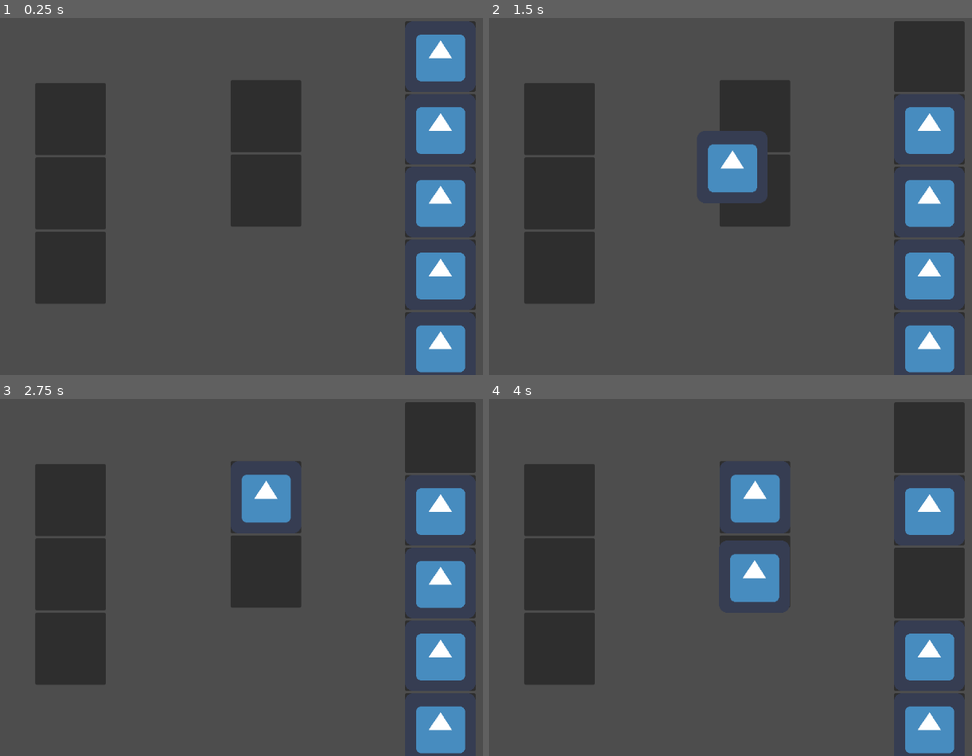
Above: before the commit, frames 1-4 (two rows, left to right).
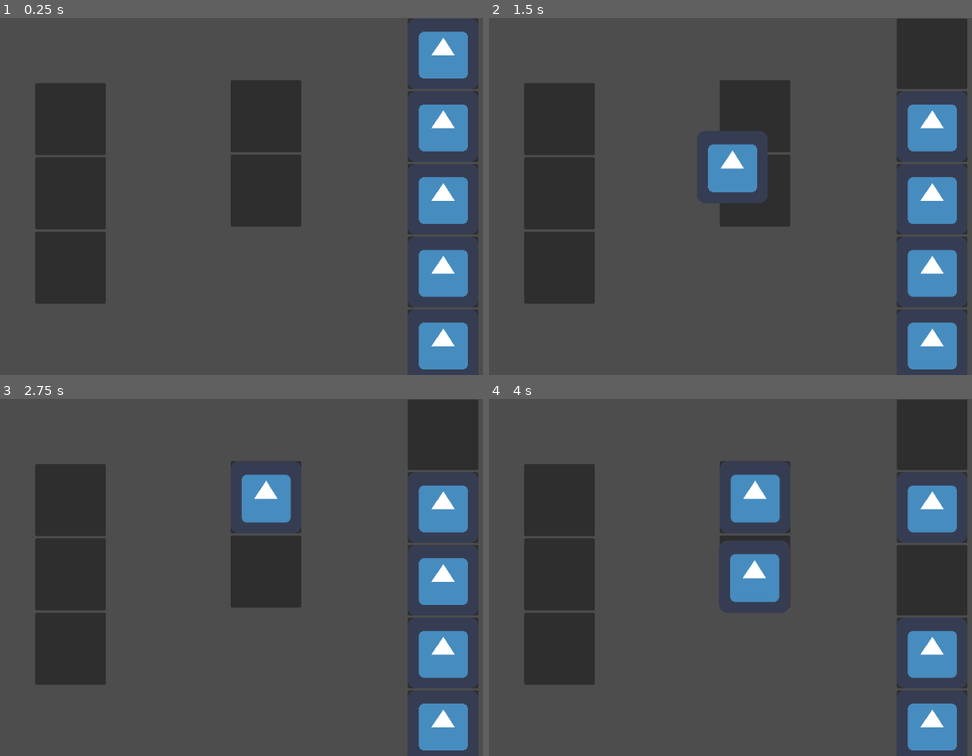
Above: after the commit, the same moments.

Repository: gunarp/gdjs-game-jam
Game: Godot game, scene res://scenes/game/main.tscn
Two runs of this game, one before a commit and one after it. Both use one fixed random seed, a clock stepped at 60 frames per second and the inputs below. The engine's default icon, where the game draws it, is replaced by a stand-in: a white triangle on a blue panel in a dark square.
Inputs (mouse positions are in pixels of both pictures, inside the frame that each line leads up to):
- Up to frame 1 (0.25 s): no input
- Up to frame 2 (1.5 s): tap Enter at 0.5 s; drag from (928, 57) to (783, 117) at 0.52 s; drag from (754, 117) to (687, 267) at 1.27 s
- Up to frame 3 (2.75 s): move the mouse to (439, 509) at 2.02 s; click (439, 509) at 2.17 s
- Up to frame 4 (4 s): tap Space at 2.75 s; drag from (928, 584) to (527, 523) at 2.77 s; drag from (556, 502) to (749, 577) at 3.52 s

The runs differ from the first frame. In frame 1, 2.3% of the frame differs, in the area x 83-100%, y 0-100%; in frame 2, 2.2%; in frame 3, 2.2%; in frame 4, 2.1%.

Commit message:
tweak dragging a little more, draft calculator function which will call into other core system databases

Diff:
--- a/scenes/game/main.tscn
+++ b/scenes/game/main.tscn
@@ -1,15 +1,18 @@
-[gd_scene load_steps=4 format=3 uid="uid://wsgirf3lk5aj"]
+[gd_scene load_steps=7 format=3 uid="uid://wsgirf3lk5aj"]
 
-[ext_resource type="Script" uid="uid://0althntw4b2j" path="res://scripts/game/mouse_events/mouse_driver.gd" id="1_h6xgj"]
 [ext_resource type="Script" uid="uid://0wrp0pkj5xwk" path="res://scripts/game/mouse_events/seat.gd" id="1_x7h1y"]
+[ext_resource type="Script" uid="uid://di0to8dxdu3oc" path="res://scripts/game/state/game_state.gd" id="1_yd8kv"]
 [ext_resource type="Script" uid="uid://xrw3apvq8tow" path="res://scripts/game/mouse_events/source_slot.gd" id="2_k4wr8"]
+[ext_resource type="Script" uid="uid://bnocf0gvg5khx" path="res://scripts/core_systems/map/map.gd" id="4_j7lav"]
+[ext_resource type="Script" uid="uid://cjivf3e4x2l2c" path="res://scripts/core_systems/units/units_db.gd" id="5_j7lav"]
+[ext_resource type="Script" uid="uid://qjp7s5a5o6fh" path="res://scripts/core_systems/complications/complications_db.gd" id="6_g38uy"]
 
 [node name="Game" type="Control"]
 layout_mode = 3
 anchors_preset = 0
 offset_top = -1.0
 offset_bottom = -1.0
-script = ExtResource("1_h6xgj")
+script = ExtResource("1_yd8kv")
 
 [node name="SeatingArea" type="Control" parent="."]
 anchors_preset = 0
@@ -62,10 +65,10 @@
 
 [node name="UnitMenu" type="GridContainer" parent="."]
 layout_mode = 0
-offset_left = 891.0
-offset_top = 7.0
-offset_right = 1019.0
-offset_bottom = 531.0
+offset_left = 896.0
+offset_top = 2.0
+offset_right = 1024.0
+offset_bottom = 658.0
 
 [node name="SourceSlot" type="PanelContainer" parent="UnitMenu"]
 custom_minimum_size = Vector2(128, 128)
@@ -95,3 +98,50 @@
 layout_mode = 2
 script = ExtResource("2_k4wr8")
 unit_id = 4
+
+[node name="SubmitButton" type="Button" parent="."]
+layout_mode = 0
+offset_left = 514.0
+offset_top = 479.0
+offset_right = 666.0
+offset_bottom = 599.0
+text = "Seat those kids!"
+
+[node name="PauseMenu" type="CanvasLayer" parent="."]
+visible = false
+
+[node name="ColorRect" type="ColorRect" parent="PauseMenu"]
+offset_right = 1153.0
+offset_bottom = 660.0
+color = Color(0.11358, 0.0780494, 0.0231472, 1)
+
+[node name="BackButton" type="Button" parent="PauseMenu"]
+offset_left = 297.0
+offset_top = 250.0
+offset_right = 869.0
+offset_bottom = 452.0
+text = "Go Back"
+
+[node name="Label" type="Label" parent="PauseMenu"]
+offset_left = 439.0
+offset_top = 152.0
+offset_right = 753.0
+offset_bottom = 189.0
+text = "Wow you submitted those kids real good"
+
+[node name="CoreState" type="Node" parent="."]
+
+[node name="Map" type="Node" parent="CoreState"]
+script = ExtResource("4_j7lav")
+metadata/_custom_type_script = "uid://bnocf0gvg5khx"
+
+[node name="UnitsDb" type="Node" parent="CoreState"]
+script = ExtResource("5_j7lav")
+metadata/_custom_type_script = "uid://cjivf3e4x2l2c"
+
+[node name="ComplicationsDb" type="Node" parent="CoreState"]
+script = ExtResource("6_g38uy")
+metadata/_custom_type_script = "uid://qjp7s5a5o6fh"
+
+[connection signal="pressed" from="SubmitButton" to="." method="_on_submit_button_pressed"]
+[connection signal="pressed" from="PauseMenu/BackButton" to="." method="_on_back_button_pressed"]
--- /dev/null
+++ b/scripts/core_systems/calc/calc.gd
@@ -0,0 +1,40 @@
+class_name LevelCalculator
+
+# computes changes at the end of a level
+# Honestly this could just be a global function,
+# don't think it actually needs this much stuff
+
+# 1. takes snapshot of stats of all units
+# 2. for each student, compiles all neighbors + complications associated with neighbors
+# 3. Calculates how stats should be modified, and returns
+
+# This function could probably be simplified into taking one parameter that holds all this, but this is fine
+static func calculate_stats(num_units: int, unit_db: UnitsDb, complications_db: ComplicationsDb, map_db: Map) -> Array[UnitStats]:
+  var old_stats : Array[UnitStats]
+  for i in range(num_units):
+    old_stats.append(unit_db.get_stats(i))
+
+  # now we build up our new stats
+  var new_stats : Array[UnitStats]
+  for i in range(num_units):
+    new_stats.append(old_stats[i].duplicate(true))
+    # get neighbors for this unit
+    # potential optimization, change the get_neighbors function to also return who is sitting in which seat
+    var neighbors : Array[Neighbor] = map_db.get_neighbors(i)
+    # for each neighbor, get complications
+    for neighbor in neighbors:
+      var neighbor_unit_id = map_db.get_seat(neighbor.seat_id)
+      var neighbor_stats = old_stats[neighbor_unit_id]
+      var comp : ComplicationData = complications_db.get_complications(i, neighbor_unit_id)
+      var change_to_apply : UnitStats = calculate_stat_change(old_stats[i].duplicate(true), neighbor_stats, neighbor.distance, comp)
+      apply_stat_change(new_stats[i], change_to_apply)
+
+  return new_stats
+
+
+static func calculate_stat_change(original: UnitStats, other: UnitStats, distance: int, complication: ComplicationData) -> UnitStats:
+  return
+
+
+static func apply_stat_change(initial: UnitStats, applied_change: UnitStats) -> void:
+  pass
--- a/scripts/core_systems/complications/complication_data.gd
+++ b/scripts/core_systems/complications/complication_data.gd
@@ -2,6 +2,8 @@
 
 class_name ComplicationData
 
-var stat1: int = 5
-var stat2: int = 5
-var stat3: int = 5
+var stat_modifier1: float = 1.0
+var stat_modifier2: float = 1.0
+var stat_modifier3: float = 1.0
+
+# there could be other data here too, potentially
--- a/scripts/core_systems/complications/complications.gd
+++ /dev/null
@@ -1,15 +0,0 @@
-extends Node
-
-class_name Complications
-
-
-func _ready() -> void:
-  pass
-
-
-func get_complications(unit_id: int) -> ComplicationData:
-  return
-
-
-func set_complications(new_data: Array[ComplicationData]) -> void:
-  pass
--- /dev/null
+++ b/scripts/core_systems/complications/complications_db.gd
@@ -0,0 +1,17 @@
+extends Node
+
+class_name ComplicationsDb
+
+
+func _ready() -> void:
+  pass
+
+
+# Return the complication modifiers between units 1 and 2
+func get_complications(unit_1: int, unit_2: int) -> ComplicationData:
+  return
+
+
+# up to 105 relations is kinda wild...
+func set_complications(new_data: Array[ComplicationData]) -> void:
+  pass
--- a/scripts/core_systems/map/map.gd
+++ b/scripts/core_systems/map/map.gd
@@ -4,10 +4,6 @@
 
 func _ready() -> void:
   pass
-
-class Neighbor:
-  var seat_id: int
-  var distance: int
 
 func get_neighbors(seat_id: int) -> Array[Neighbor]:
   return []
--- /dev/null
+++ b/scripts/core_systems/map/neighbor.gd
@@ -0,0 +1,5 @@
+extends Resource
+
+class_name Neighbor
+var seat_id: int
+var distance: int
--- a/scripts/core_systems/units/units.gd
+++ b/scripts/core_systems/units/units_db.gd
@@ -1,13 +1,13 @@
 extends Node
 
-class_name Units
+class_name UnitsDb
 
 func _ready() -> void:
   pass
 
 
 func get_stats(unit_id: int) -> UnitStats:
-  return
+  return UnitStats.new()
 
 
 func set_stats(unit_id: int, new_stats: UnitStats) -> void:
--- a/scripts/game/mouse_events/draggable_entity.gd
+++ b/scripts/game/mouse_events/draggable_entity.gd
@@ -11,6 +11,7 @@
 var mouse_offset: Vector2
 var is_being_dragged: bool
 var dragged_from_pos: Vector2
+var in_tween: bool
 
 var manual_unparented: bool = false
 var manual_old_pos: Vector2
@@ -46,16 +47,18 @@
 
 
 func _on_mouse_button_down() -> void:
-  mouse_offset = get_local_mouse_position()
-  dragged_from_pos = global_position
-  z_index += 1
-  is_being_dragged = true
+  if not in_tween:
+    mouse_offset = get_local_mouse_position()
+    dragged_from_pos = global_position
+    z_index += 1
+    is_being_dragged = true
 
 
 func _on_mouse_button_up() -> void:
-  MouseEventsBus.global_entity_dropped.emit(self)
-  z_index -= 1
-  is_being_dragged = false
+  if is_being_dragged:
+    MouseEventsBus.global_entity_dropped.emit(self)
+    z_index -= 1
+    is_being_dragged = false
 
 
 func revert_pos() -> void:
@@ -63,6 +66,7 @@
 
 
 func tween_pos_done() -> void:
+  in_tween = false
   z_index -= 1
 
 
@@ -75,6 +79,7 @@
   var tween: Tween = get_tree().create_tween()
   tween.set_ease(Tween.EASE_IN_OUT)
   tween.tween_property(self, "global_position", pos, TWEEN_TIME)
+  in_tween = true
   tween.tween_callback(tween_pos_done)
 
 
--- a/scripts/game/mouse_events/mouse_driver.gd
+++ /dev/null
@@ -1,64 +0,0 @@
-class_name MouseDriver extends Control
-
-# TODO: Come up with a way to generate these programatically
-@onready var seat_1: DroppableSlot = $SeatingArea/Table1/Seat
-@onready var seat_2: DroppableSlot = $SeatingArea/Table1/Seat2
-@onready var seat_3: DroppableSlot = $SeatingArea/Table1/Seat3
-@onready var seat_4: DroppableSlot = $SeatingArea/Table2/Seat3
-@onready var seat_5: DroppableSlot = $SeatingArea/Table2/Seat4
-
-@onready var source_1: SourceSlot = $UnitMenu/SourceSlot
-@onready var source_2: SourceSlot = $UnitMenu/SourceSlot2
-@onready var source_3: SourceSlot = $UnitMenu/SourceSlot3
-@onready var source_4: SourceSlot = $UnitMenu/SourceSlot4
-@onready var source_5: SourceSlot = $UnitMenu/SourceSlot5
-
-@onready var slot_list: Array[DroppableSlot] = [seat_1, seat_2, seat_3, seat_4, seat_5, source_1, source_2, source_3, source_4, source_5]
-
-var fill_count: int
-
-func _init() -> void:
-  pass
-
-
-func _ready() -> void:
-  MouseEventsBus.global_entity_dropped.connect(_on_entity_dropped)
-
-
-func _on_entity_dropped(entity: DraggableEntity) -> void:
-  var slot: DroppableSlot = get_slot_at_pos(get_global_mouse_position())
-
-  if slot == null:
-    entity.revert_pos()
-  else:
-    var old_fill_count: int = fill_count
-    if slot.is_empty():
-      if slot is Seat:
-        fill_count += 1
-      else:
-        fill_count -= 1
-      entity.move_to_slot(slot)
-    else:
-      swap_seat(entity, slot)
-
-    # Todo: refactor some of this out, publish a signal here
-    if old_fill_count != fill_count:
-      if fill_count == 5:
-        print("All seats filled!!!!")
-      elif old_fill_count == 5:
-        print("Seats no longered filled!!!")
-
-func swap_seat(entity: DraggableEntity, dest: DroppableSlot) -> void:
-  var other_entity = dest.get_node("Draggable") as DraggableEntity
-  var source = entity.get_parent()
-
-  entity.manual_unparent()
-  other_entity.move_to_slot(source)
-  entity.move_to_slot(dest)
-
-
-func get_slot_at_pos(pos: Vector2) -> DroppableSlot:
-  for slot in slot_list:
-    if slot.get_global_rect().has_point(pos):
-      return slot
-  return null
--- a/scripts/game/mouse_events/seat.gd
+++ b/scripts/game/mouse_events/seat.gd
@@ -5,15 +5,15 @@
 
 
 func add_entity(entity: DraggableEntity) -> void:
-  # print("unit ", entity.unit_id, " moved into ", seat_id)
   seated_unit_id = entity.unit_id
   super(entity)
+  # TODO: call into core system element
 
 
 func dragged_away(entity: DraggableEntity) -> void:
-  # print("unit ", entity.unit_id, " taken out of ", seat_id)
   seated_unit_id = -1
   super(entity)
+  # TODO: call into core system element
 
 
 func is_empty() -> bool:
--- /dev/null
+++ b/scripts/game/state/game_state.gd
@@ -0,0 +1,88 @@
+class_name GameState extends Control
+
+# TODO: Come up with a way to generate these programatically
+@onready var seat_1: DroppableSlot = $SeatingArea/Table1/Seat
+@onready var seat_2: DroppableSlot = $SeatingArea/Table1/Seat2
+@onready var seat_3: DroppableSlot = $SeatingArea/Table1/Seat3
+@onready var seat_4: DroppableSlot = $SeatingArea/Table2/Seat3
+@onready var seat_5: DroppableSlot = $SeatingArea/Table2/Seat4
+
+@onready var source_1: SourceSlot = $UnitMenu/SourceSlot
+@onready var source_2: SourceSlot = $UnitMenu/SourceSlot2
+@onready var source_3: SourceSlot = $UnitMenu/SourceSlot3
+@onready var source_4: SourceSlot = $UnitMenu/SourceSlot4
+@onready var source_5: SourceSlot = $UnitMenu/SourceSlot5
+
+@onready var slot_list: Array[DroppableSlot] = [seat_1, seat_2, seat_3, seat_4, seat_5, source_1, source_2, source_3, source_4, source_5]
+
+@onready var submit_button: Button = $SubmitButton
+@onready var pause_button: Button = $PauseMenu/BackButton
+
+var fill_count: int
+const NUM_UNITS = 5
+
+func _ready() -> void:
+  submit_button.pressed.connect(_on_submit_button_pressed)
+  pause_button.pressed.connect(_on_back_button_pressed)
+  submit_button.hide()
+  $PauseMenu.visible = false
+
+  MouseEventsBus.global_entity_dropped.connect(_on_entity_dropped)
+
+
+func get_slot_at_pos(pos: Vector2) -> DroppableSlot:
+  for slot in slot_list:
+    if slot.get_global_rect().has_point(pos):
+      return slot
+  return null
+
+
+func swap_seat(entity: DraggableEntity, dest: DroppableSlot) -> void:
+  var other_entity = dest.get_node("Draggable") as DraggableEntity
+  var source = entity.get_parent()
+
+  entity.manual_unparent()
+  other_entity.move_to_slot(source)
+  entity.move_to_slot(dest)
+
+
+func move_entity_to_open_slot(entity: DraggableEntity, dest: DroppableSlot) -> void:
+  var old_fill_count: int = fill_count
+
+  # TODO: update core system state here... potentially
+  if dest is Seat:
+    fill_count += 1
+  else:
+    fill_count -= 1
+
+  entity.move_to_slot(dest)
+
+  if fill_count == NUM_UNITS:
+    submit_button.show()
+  elif old_fill_count == NUM_UNITS:
+    submit_button.hide()
+
+
+func _on_entity_dropped(entity: DraggableEntity) -> void:
+  var slot: DroppableSlot = get_slot_at_pos(get_global_mouse_position())
+
+  if slot == null:
+    entity.revert_pos()
+  else:
+    if slot.is_empty():
+      move_entity_to_open_slot(entity, slot)
+    else:
+      swap_seat(entity, slot)
+
+
+func _on_submit_button_pressed() -> void:
+  # kickoff calculation procedure
+  var new_unit_stats = LevelCalculator.calculate_stats(NUM_UNITS, $CoreState/UnitsDb, $CoreState/ComplicationsDb, $CoreState/Map)
+  for i in range(NUM_UNITS):
+    $CoreState/UnitsDb.set_stats(i, new_unit_stats[i])
+  # TODO: Present stat screen
+  $PauseMenu.visible = true
+
+
+func _on_back_button_pressed() -> void:
+  $PauseMenu.visible = false
Not shown, added: scripts/core_systems/calc/calc.gd.uid
Not shown, changed: scripts/core_systems/complications/complication_data.gd.uid
Not shown, added: scripts/core_systems/complications/complications_db.gd.uid
Not shown, added: scripts/core_systems/map/neighbor.gd.uid
Not shown, added: scripts/core_systems/units/units_db.gd.uid
Not shown, added: scripts/game/state/game_state.gd.uid
